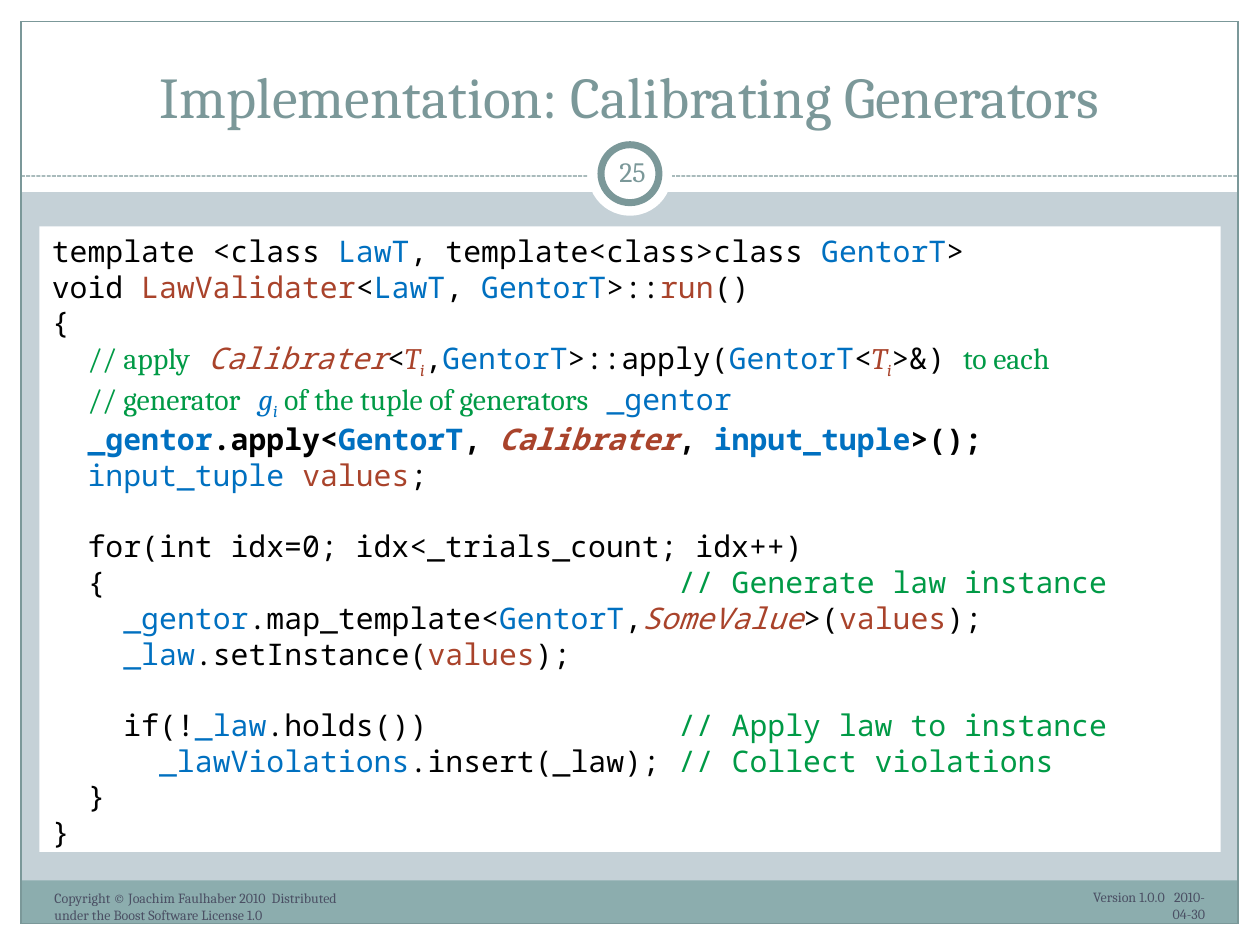
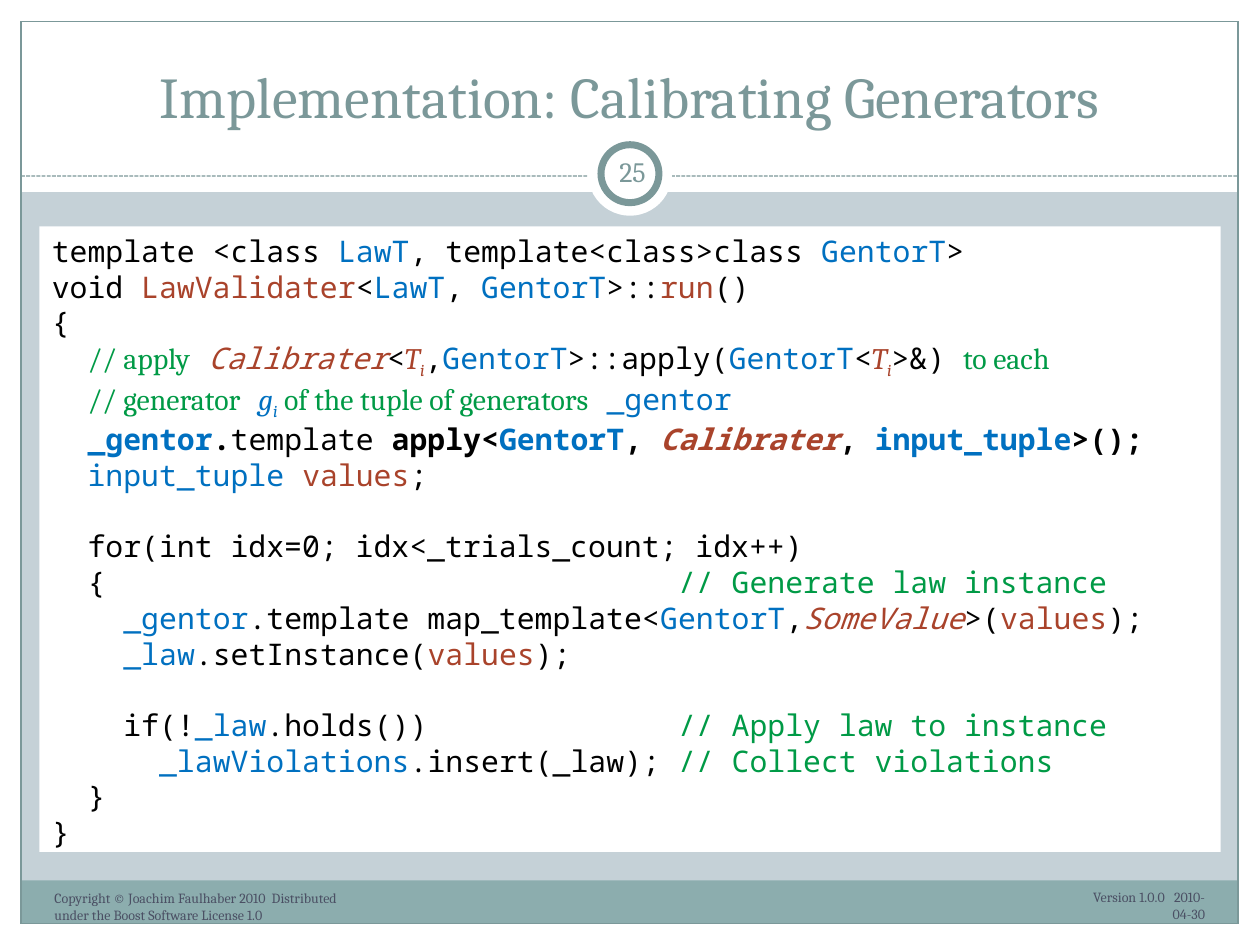
Before and after one commit to ryppl/boost-history, a slide deck: slide 25 of itl/libs/validate/doc/boostcon2010/BoostAlabaster.pptx. Drawn at 1260x945 pixels with LibreOffice and Linux fonts; fonts in the diff are those of the drawing. Boxes give left, top, right and bottom in pixels: in the first picture for what was removed or moved away, otherwise in the second. Text is boxed around its words. In the diff, an @@ line names an element or a change of style, - is before the commit and + after.

```diff
--- a/itl/libs/validate/doc/boostcon2010/BoostAlabaster.pptx
+++ b/itl/libs/validate/doc/boostcon2010/BoostAlabaster.pptx
@@ text in rectangle at bbox=[88, 427, 1143, 458]: text changed @@
-_gentor.apply<GentorT, Calibrater, input_tuple>();
+_gentor.template apply<GentorT, Calibrater, input_tuple>();
@@ text in rectangle at bbox=[123, 606, 1143, 637]: text changed @@
-_gentor.map_template<GentorT,SomeValue>(values);
+_gentor.template map_template<GentorT,SomeValue>(values);
```
Also in this commit, not shown: 2 other slides changed, 1 other file.
